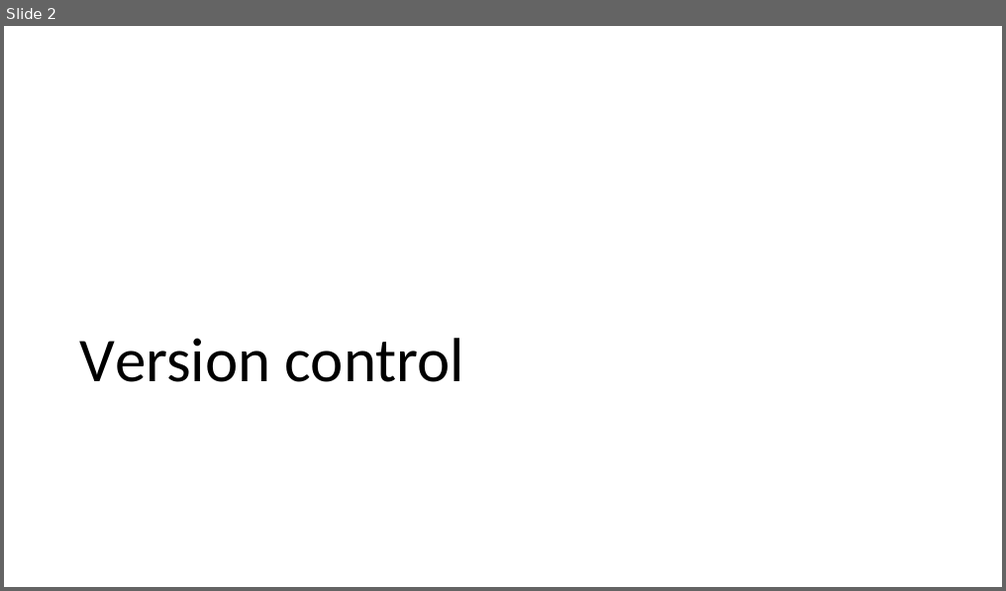
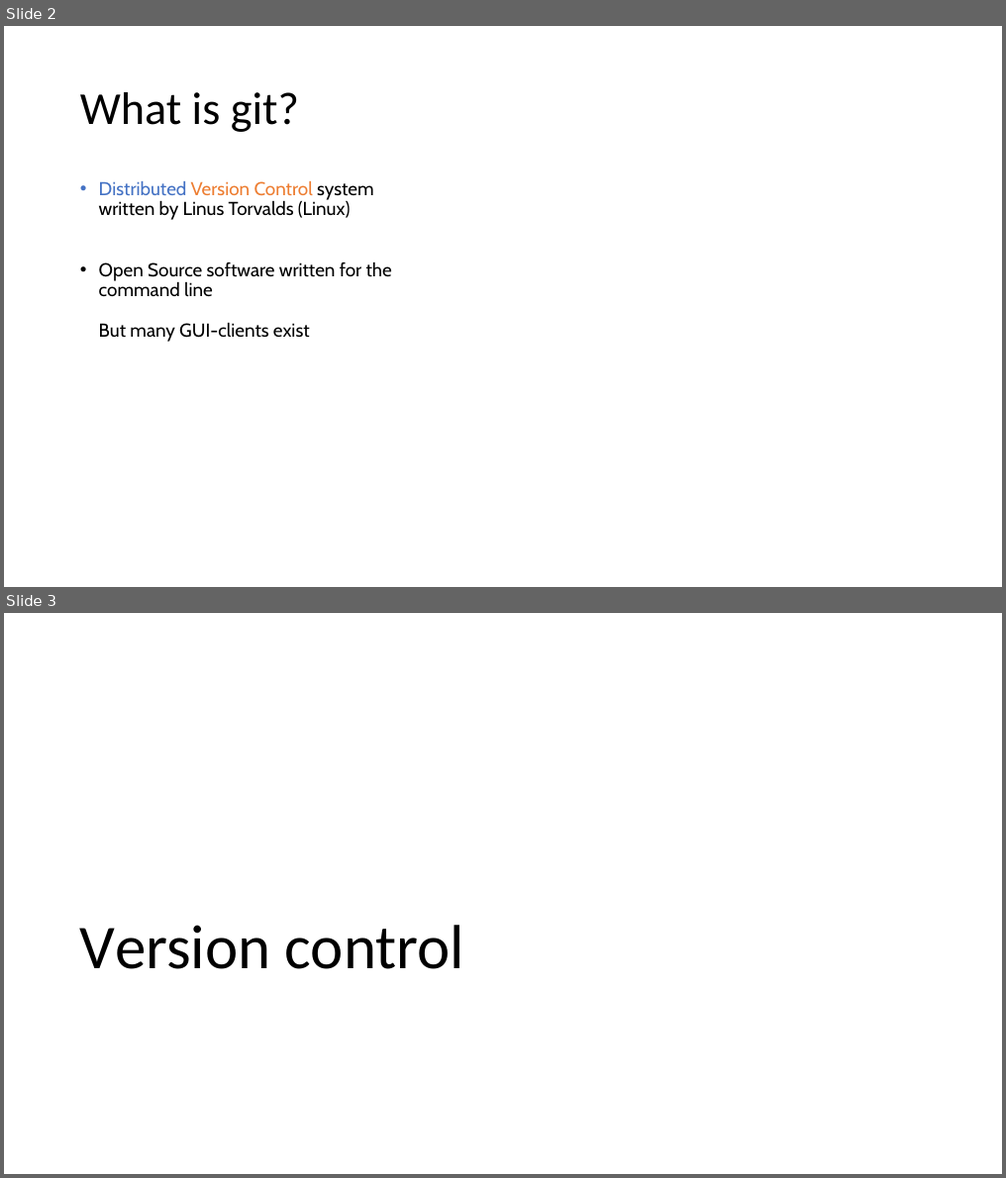
Before and after one commit to VHP4Safety/github_intro_training, a slide deck: powerpoints/github_part1.pptx. Shown one above the other, each under a label of ours: slide 2 before the commit, slides 2 and 3 after it. The pictures are 1006x591 and 1006x1178 pixels, drawn with LibreOffice and Linux fonts; fonts in the diff are those of the drawing. Boxes give left, top, right and bottom in pixels: in the first picture for what was removed or moved away, otherwise in the second. Text is boxed around its words. In the diff, an @@ line names an element or a change of style, - is before the commit and + after.

Commit message:
ppt intro version control

```diff
--- a/powerpoints/github_part1.pptx
+++ b/powerpoints/github_part1.pptx
@@ slide 2 added at <box>4,26,1002,587</box>, background #FFFFFF @@
@@ title added at <box>80,92,299,132</box>, 44 pt, text #000000 @@
+What is git?
@@ text added at <box>99,181,392,342</box>, 18 pt, text #000000 @@
+• Distributed Version Control system written by Linus Torvalds (Linux)
+• Open Source software written for the command line
+  But many GUI-clients exist
@@ what was slide 2 is now slide 3 @@
```
Also in this commit, not shown: 5 slides changed, 13 other slides added, 2 slides removed.
